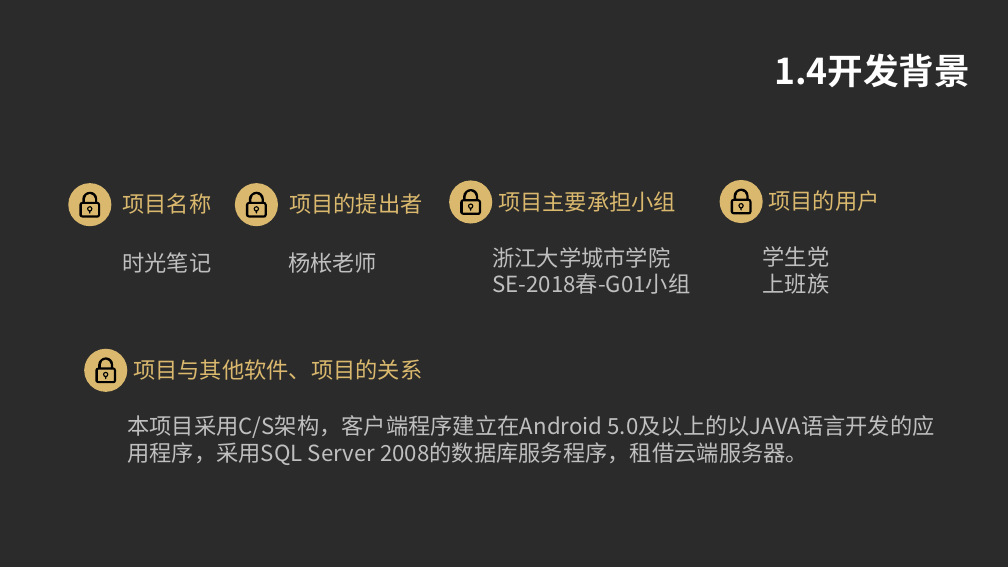
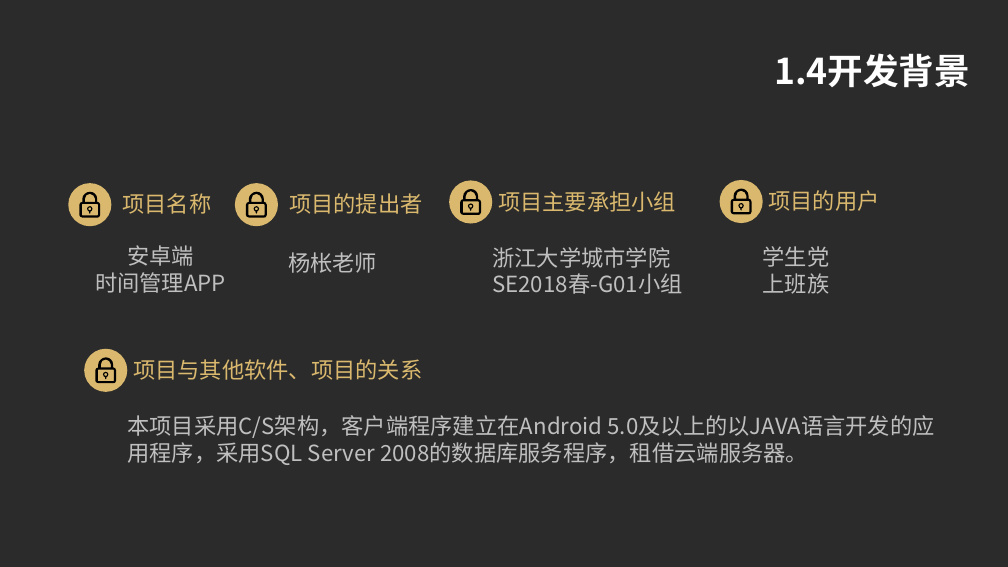
Before and after one commit to SE-2018-G01/TimeNote, a slide deck: slide 6 of SE2018春-G01-项目计划.pptx. Drawn at 1008x567 pixels with LibreOffice and Linux fonts; fonts in the diff are those of the drawing; background and template pictures are left out; a plain dark background stands for a picture behind light text. Boxes give left, top, right and bottom in pixels: in the first picture for what was removed or moved away, otherwise in the second. Text is boxed around its words. In the diff, an @@ line names an element or a change of style, - is before the commit and + after.

```diff
--- a/SE2018春-G01-项目计划.pptx
+++ b/SE2018春-G01-项目计划.pptx
@@ text at (95, 245, 226, 293): text changed @@
-时光笔记
+安卓端
+时间管理APP
@@ text at (492, 273, 682, 294): text changed @@
-SE-2018春-G01小组
+SE2018春-G01小组
```
Also in this commit, not shown: 11 other slides changed, 1 slide added, 2 slides removed, 4 other files.
